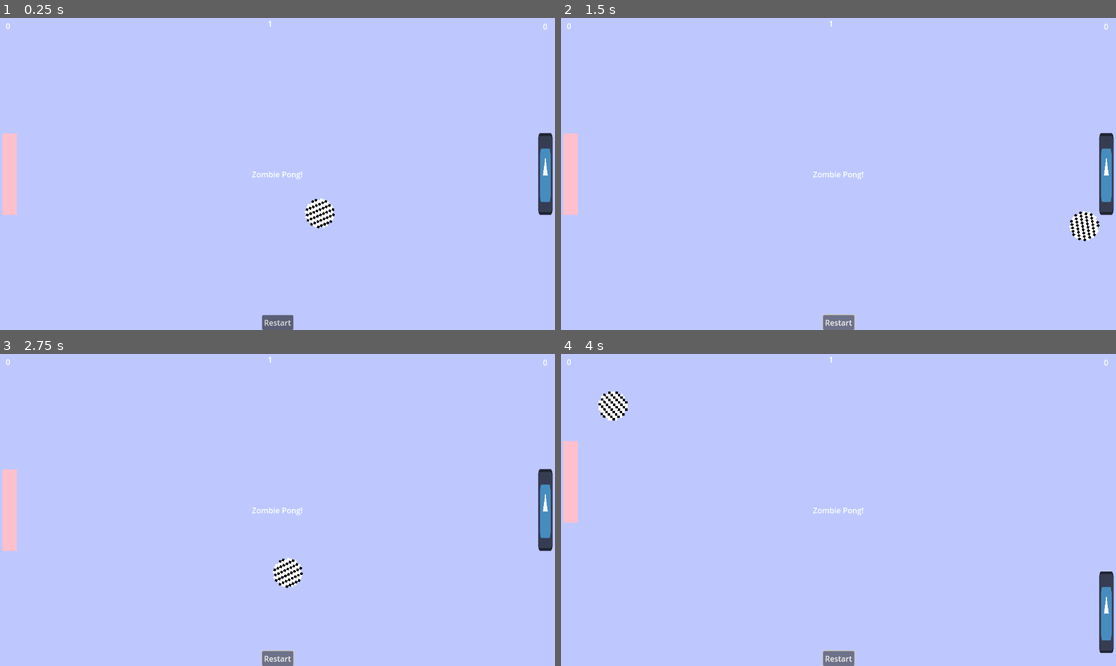
Above: before the commit, frames 1-4 (two rows, left to right).
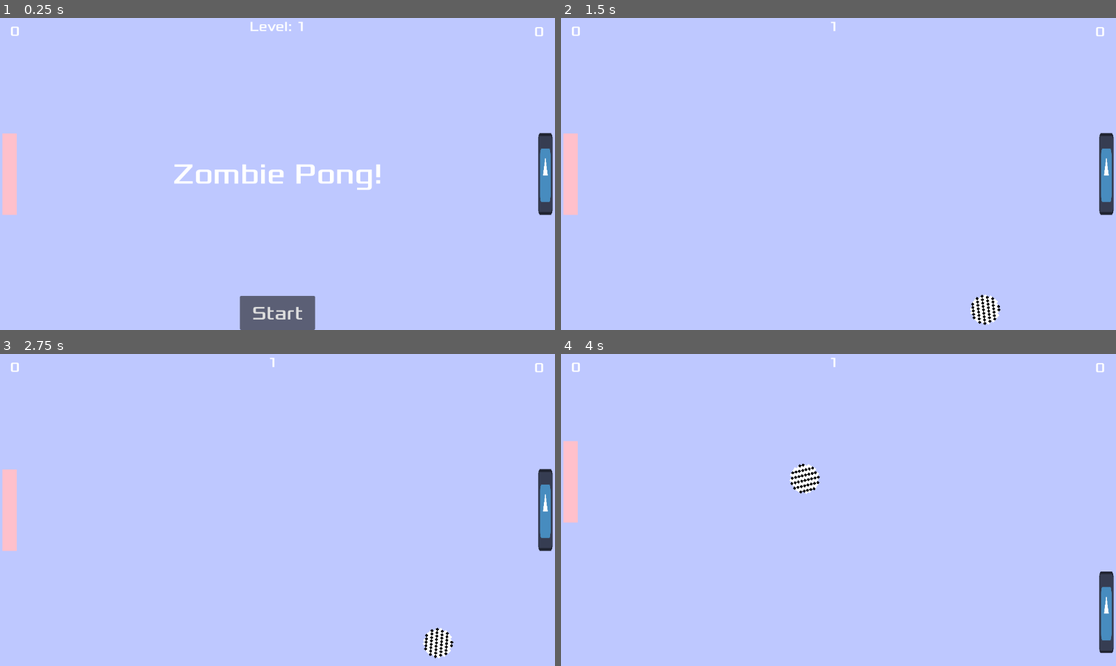
Above: after the commit, the same moments.

Repository: wrchipman/zombiepong
Game: Godot game, scene res://scenes/main.tscn
The game is run twice, just before and just after one commit, with the same random seed, the same clock (stepped at 60 frames per second) and the same inputs. The engine's default icon, where the game draws it, is replaced by a stand-in: a white triangle on a blue panel in a dark square.
Inputs (mouse positions are in pixels of both pictures, inside the frame that each line leads up to):
- Up to frame 1 (0.25 s): no input
- Up to frame 2 (1.5 s): click (838, 323) at 0.5 s, where only the run before the commit has a clickable "Restart"; click (838, 323) at 1.25 s, where only the run before the commit has a clickable "Restart"
- Up to frame 3 (2.75 s): click (277, 659) at 2 s, where only the run before the commit has a clickable "Restart"
- Up to frame 4 (4 s): hold W (P1Up) 2.78-3.53 s; hold Down (P2Down) 2.78-3.53 s; hold S (P1Down) from 3.53 s (still down); tap Up (P2Up) at 3.6 s

The runs differ from the first frame. In frame 1, 2.8% of the frame differs, in the area x 1-99%, y 0-100%; in frame 2, 1.2%; in frame 3, 1.2%; in frame 4, 1.2%.

Commit message:
Update HUD and added restart game functionality

Diff:
--- a/scenes/ball.gd
+++ b/scenes/ball.gd
@@ -8,7 +8,11 @@
 
 # Called when the node enters the scene tree for the first time.
 func _ready():
-	pass
+	stop_ball()
+
+func stop_ball():
+	ball_speed = Vector2.ZERO
+	rotation = 0.0
 
 
 
--- a/scenes/hud.gd
+++ b/scenes/hud.gd
@@ -1,4 +1,5 @@
 extends CanvasLayer
+signal start_game
 
 func update_player1_score(score):
 	$ScoreLabelPlayer1.text = str(score)
@@ -8,3 +9,11 @@
 
 func update_level(level):
 	$LevelLabel.text = str(level)
+
+func update_title(message):
+	$TitleLabel.text = message
+
+
+func _on_start_button_pressed():
+	$StartButton.hide()
+	start_game.emit()
--- a/scenes/hud.tscn
+++ b/scenes/hud.tscn
@@ -1,13 +1,16 @@
-[gd_scene load_steps=2 format=3 uid="uid://be2cp3hocy4ok"]
+[gd_scene load_steps=3 format=3 uid="uid://be2cp3hocy4ok"]
 
 [ext_resource type="Script" uid="uid://d0qxx8287qdwe" path="res://scenes/hud.gd" id="1_ahhtf"]
+[ext_resource type="FontFile" uid="uid://cmabd7w4grjse" path="res://assets/font/Xolonium-Regular.ttf" id="2_oo0fn"]
 
 [node name="HUD" type="CanvasLayer"]
 script = ExtResource("1_ahhtf")
 
 [node name="ScoreLabelPlayer1" type="Label" parent="."]
-offset_right = 34.0
-offset_bottom = 33.0
+offset_right = 63.0
+offset_bottom = 56.0
+theme_override_fonts/font = ExtResource("2_oo0fn")
+theme_override_font_sizes/font_size = 28
 text = "0"
 horizontal_alignment = 1
 vertical_alignment = 1
@@ -16,9 +19,11 @@
 anchors_preset = 1
 anchor_left = 1.0
 anchor_right = 1.0
-offset_left = -39.0
-offset_bottom = 36.0
+offset_left = -66.0
+offset_bottom = 57.0
 grow_horizontal = 0
+theme_override_fonts/font = ExtResource("2_oo0fn")
+theme_override_font_sizes/font_size = 28
 text = "0"
 horizontal_alignment = 1
 vertical_alignment = 1
@@ -31,6 +36,8 @@
 offset_right = 20.0
 offset_bottom = 23.0
 grow_horizontal = 2
+theme_override_fonts/font = ExtResource("2_oo0fn")
+theme_override_font_sizes/font_size = 28
 text = "Level: 1"
 
 [node name="TitleLabel" type="Label" parent="."]
@@ -45,17 +52,23 @@
 offset_bottom = 11.5
 grow_horizontal = 2
 grow_vertical = 2
+theme_override_fonts/font = ExtResource("2_oo0fn")
+theme_override_font_sizes/font_size = 60
 text = "Zombie Pong!"
 
-[node name="Button" type="Button" parent="."]
+[node name="StartButton" type="Button" parent="."]
 anchors_preset = 7
 anchor_left = 0.5
 anchor_top = 1.0
 anchor_right = 0.5
 anchor_bottom = 1.0
-offset_left = -4.0
-offset_top = -8.0
-offset_right = 4.0
+offset_left = -78.0
+offset_top = -71.0
+offset_right = 78.0
 grow_horizontal = 2
 grow_vertical = 0
-text = "Restart"
+theme_override_fonts/font = ExtResource("2_oo0fn")
+theme_override_font_sizes/font_size = 40
+text = "Start"
+
+[connection signal="pressed" from="StartButton" to="." method="_on_start_button_pressed"]
--- a/scenes/main.gd
+++ b/scenes/main.gd
@@ -1,31 +1,40 @@
 extends Node2D
 @export var speed = 100
 var screen_size
-var score1
-var score2
+var score1 = 0
+var score2 = 0
 var ball_start_position
-var level
+var level = 1
 signal adjust_speed(float)
+var max_score_per_level = 2
+var max_levels = 1
+#TODO
+#Indicate player that won
+#Track number of level wins per player. Maybe an icon next to score
+#Update Graphics
+#Add Sound
+#Add number of player selection
+#Add AI for single player
+
 
 
 # Called when the node enters the scene tree for the first time.
 func _ready():
 	screen_size = get_viewport_rect().size
-	new_game()
-
-
-func new_game():
 	$ColorRect.size = screen_size
 	$ColorRect.position = Vector2.ZERO
 	$Player1.position = Vector2(20, screen_size.y/2)
 	$Player2.position = Vector2(screen_size.x - 20 , screen_size.y/2)
 	ball_start_position = Vector2(screen_size.x/2, screen_size.y/2)
-
+	$Ball.position = ball_start_position
 	$TopWall.position = Vector2(screen_size.x/2, 0)
 	$TopWall/CollisionShape2D.shape.set_size(Vector2(screen_size.x, 1))
 	$BottomWall.position = Vector2(screen_size.x/2, screen_size.y)
 	$BottomWall/CollisionShape2D.shape.set_size(Vector2(screen_size.x, 1))
+	$Ball.hide()
 
+func new_game():
+	$Ball.show()
 	score1 = 0
 	score2 = 0
 	level = 1
@@ -34,30 +43,42 @@
 	$HUD.update_player1_score(score1)
 	$HUD.update_player1_score(score2)
 	$HUD.update_level(level)
+	$HUD/TitleLabel.hide()
 
 # Called every frame. 'delta' is the elapsed time since the previous frame.
 func _process(_delta):
-	if $Ball.position.x > screen_size.x:
+	if $Ball.position.x > screen_size.x + 10:
 		score1 +=1
 		$HUD.update_player1_score(score1)
 		$Ball.position = ball_start_position
-	if $Ball.position.x < 0:
+	if $Ball.position.x < -10:
 		score2 +=1
 		$HUD.update_player2_score(score2)
 		$Ball.position = ball_start_position
-	if score1 == 5 or score2 == 5:
+	if score1 == max_score_per_level or score2 == max_score_per_level:
 		reset_and_raise_level()
 #
 func reset_and_raise_level():
 	score1 = 0
 	score2 = 0
 	level += 1
+
 	reset_ball(level)
 	$HUD.update_player1_score(score1)
 	$HUD.update_player1_score(score2)
 	$HUD.update_level(level)
+	if level > max_levels:
+		end_game()
+
+func end_game():
+	$Ball.position = ball_start_position
+	$Ball.stop_ball()
+	$Ball.hide()
+	$HUD/TitleLabel.show()
+	$HUD.update_title("Game Over")
+	$HUD/StartButton.show()
 
 func reset_ball(new_level):
-	var speed_change = 1 + .2 * new_level
+	var speed_change = 1 + .1 * new_level
 	$Ball.position = ball_start_position
 	adjust_speed.emit(speed_change)
--- a/scenes/main.tscn
+++ b/scenes/main.tscn
@@ -26,3 +26,4 @@
 [node name="HUD" parent="." instance=ExtResource("6_tefeu")]
 
 [connection signal="adjust_speed" from="." to="Ball" method="_on_main_adjust_speed"]
+[connection signal="start_game" from="HUD" to="." method="new_game"]
Binary file added: assets/font/Xolonium-Regular.ttf
Not shown, added: assets/font/Xolonium-Regular.ttf.import
